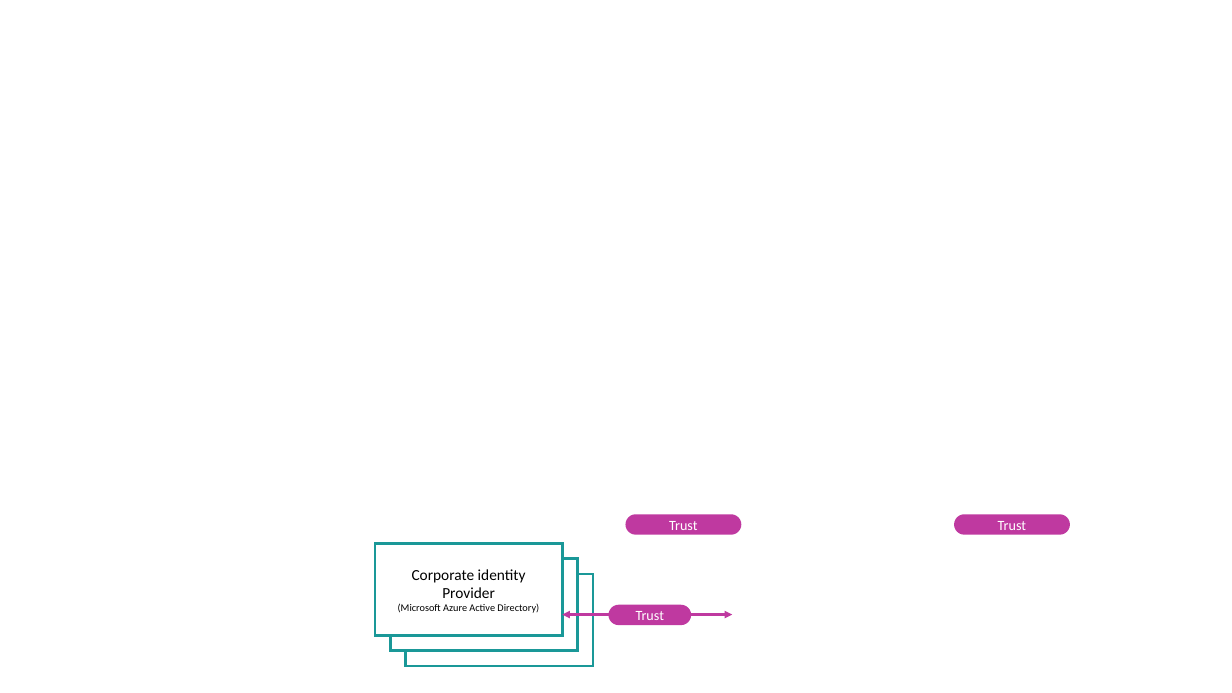
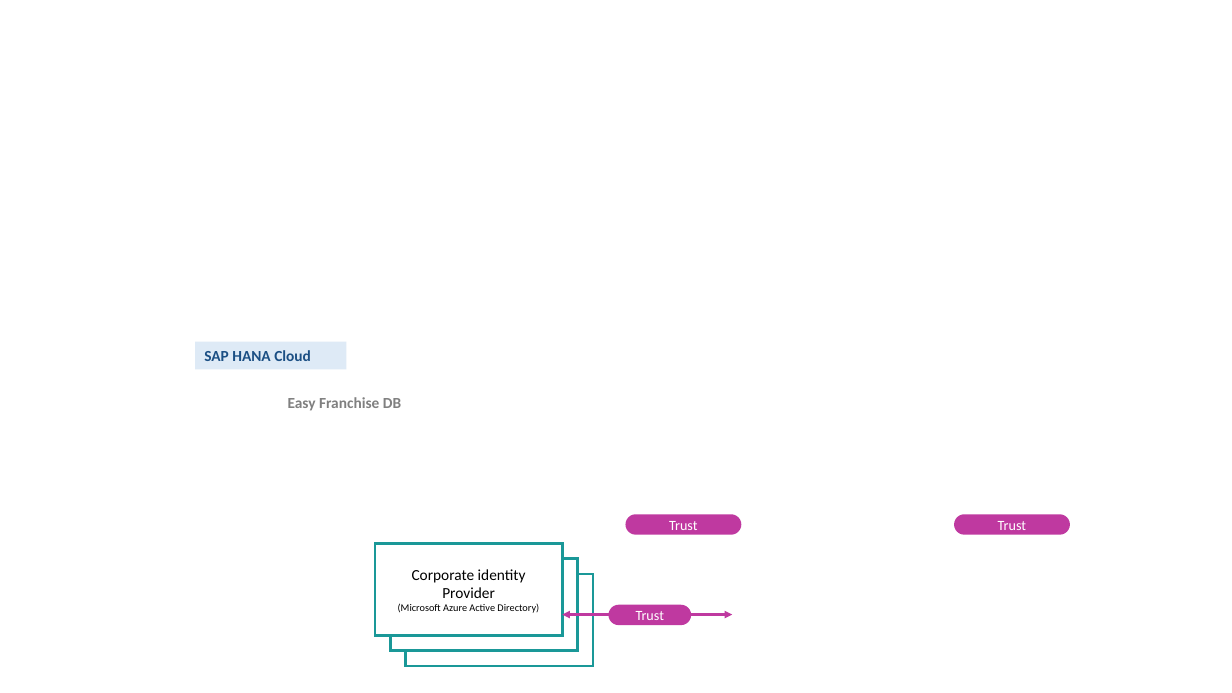
Before and after one commit to SAP-samples/btp-kyma-identity-management, a slide deck: slide 5 of documentation/images/easyfranchise-identity-diagrams.pptx. Drawn at 1232x693 pixels with LibreOffice and Linux fonts; fonts in the diff are those of the drawing; background and template pictures are left out. Boxes give left, top, right and bottom in pixels: in the first picture for what was removed or moved away, otherwise in the second. Text is boxed around its words. In the diff, an @@ line names an element or a change of style, - is before the commit and + after.

Commit message:
update Solution Diagrams to reflect SAP HANA multicloud

```diff
--- a/documentation/images/easyfranchise-identity-diagrams.pptx
+++ b/documentation/images/easyfranchise-identity-diagrams.pptx
@@ rectangle added at (195, 342, 347, 370), fill #DEEAF6, 12 pt, text #1B4F84, bold @@
+SAP HANA Cloud
@@ text added at (288, 397, 401, 411), 12 pt, text #808080, bold @@
+Easy Franchise DB
```
Also in this commit, not shown: 2 other slides changed, 2 slides added, 2 slides removed, 5 other files.
